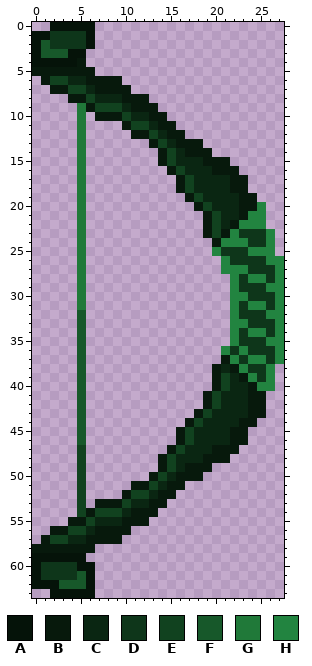
Pixel-art sprite -- Items/Weapons/BitBow.png. The first picture shows the starting point.
The file is 28x64 pixels. Colours within 5 levels of each other are drawn and written as one.
Palette (. is transparent): A #051309  B #07190c  C #0a2612  D #0e361a  E #11421f  F #17582a  G #207939  H #228440
Pixels before, first column x 0:
 0 ..AAAAA.....................
 1 AADDDDA.....................
 2 AFDDDDA.....................
 3 AFFFAA......................
 4 AAAAAB......................
 5 BBBBBBB.....................
 6 .BEECCBBBB..................
 7 ..BBEECBBBB.................
 8 ....BBECCCBBB...............
 9 .....GBEEECBBB..............
10 .....G.BBBECCBB.............
11 .....G....BEECBB............
12 .....G.....BBECBB...........
13 .....G.......BECBBB.........
14 .....G........BECBBB........
15 .....G........BECCCBBB......
16 .....G.........BECCCBBB.....
17 .....G..........BECCCCBB....
18 .....G..........BECCCCBB....
19 .....G...........BECCCCBB...
20 .....G............BECCCBBH..
21 .....G.............BECCBHH..
22 .....G.............BECBHHH..
23 .....G.............BEBHDDDH.
24 .....G..............BHHHDDH.
25 .....G..............HDDDHHH.
26 .....G...............HDDDDHH
27 .....G...............HHHDDDH
28 .....G................HDHHDH
29 .....G................HDDDHH
30 .....G................HHDDDH
31 .....G................HDHHDH
32 .....F................HDDDHH
33 .....F................HHDDDH
34 .....F................HDHHDH
35 .....F................HDDDHH
36 .....F...............HDHDDDH
37 .....F...............BHDHHDH
38 .....F..............BCBHDDH.
39 .....F..............BECBHDH.
40 .....F..............BECCBHH.
41 .....F.............BECCCBB..
42 .....F.............BECCCBB..
43 .....F............BECCCCBB..
44 .....F...........BECCCCBB...
45 .....F..........BECCCCBB....
46 .....F..........BECCCCBB....
47 .....E.........BECCCBBB.....
48 .....E........BECCCBBB......
49 .....E........BECBBB........
50 .....E.......BECBBB.........
51 .....E.....BBECBB...........
52 .....E....BEECBB............
53 .....E.BBBECCBB.............
54 .....EBEEECBBB..............
55 ....BBECCCBBB...............
56 ..BBEECBBBB.................
57 .BEECCBBBB..................
58 BBBBBBB.....................
59 AAAAAA......................
60 ADDDDAA.....................
61 ADDDDFA.....................
62 AAAFFFA.....................
63 ..AAAAA.....................
And afterwards:
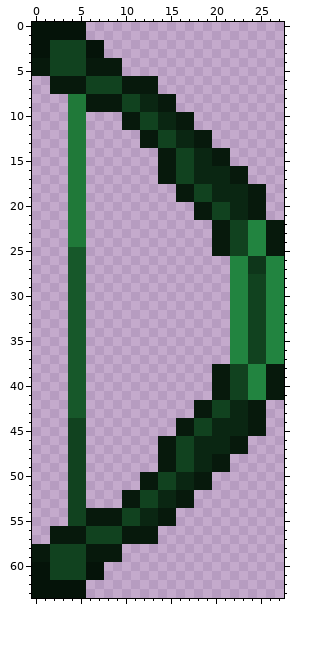
Difference:
Changed rows in their new state; - is an unchanged pixel.
first column x 0:
 0 AA----.---------------------
 1 --AAAA.---------------------
 2 -AEEEE-A--------------------
 3 -AEEEEAA--------------------
 4 BBEEEEBBBB------------------
 5 --EEEE-BBB------------------
 6 -.BBBBEEEEBBBB--------------
 7 ----BBEEEE-BBB--------------
 8 ----GGBBBBEECCBB------------
 9 ----G--BBBEECCBB------------
10 ----G--...BBEECCBB----------
11 ----G------B-ECCBB----------
12 ----G------.-BEECCBB--------
13 ----G-------B--ECC-B--------
14 ----G----------BEECCBB------
15 ----G----------BEE-C--------
16 ----G---------B--E--CC-B----
17 ----G---------BBE-----------
18 ----G------------BEE--CCBB--
19 ----G-----------B--E---C-B--
20 ----G--------------BEE-C-B--
21 ----G-------------B--E-CBB--
22 ----G--------------.BBEE--BB
23 ----G--------------.B-EEHHBB
24 ----G----------------BEEHHBB
25 ----FF--------------BBEE--BB
26 ----FF---------------.HH----
27 ----FF---------------.----H-
28 ----FF-----------------HEEH-
29 ----FF-----------------HEE--
30 ----FF------------------EEH-
31 ----FF-----------------HEEH-
32 ----F------------------HEE--
33 ----F-------------------EEH-
34 ----F------------------HEEH-
35 ----F------------------HEE--
36 ----F----------------.H-EEH-
37 ----F----------------.-HEEH-
38 ----F----------------BEEHHBB
39 ----F----------------BEE-HBB
40 ----F----------------BEEH-BB
41 ----F--------------.BBEEHHBB
42 ----F-------------B--E------
43 ----F--------------BEE------
44 ----EE----------B--E---C-B--
45 ----EE-----------BEE--CCBB--
46 ----EE--------BBE-----------
47 ----E---------B--E--CC-B----
48 ----E----------BEE-C--------
49 ----E----------BEECCBB------
50 ----E-------B--ECC-B--------
51 ----E------.-BEECCBB--------
52 ----E------B-ECCBB----------
53 ----E--...BBEECCBB----------
54 ----E--BBBEECCBB------------
55 ----EEBBBBEECCBB------------
56 ----BBEEEE-BBB--------------
57 -.BBBBEEEEBBBB--------------
58 --EEEE-BBB------------------
59 BBEEEEBBBB------------------
60 -AEEEE-A--------------------
61 -AEEEE-A--------------------
62 ---AAA.---------------------
63 AA----.---------------------
Changed places in both pictures, as pixel boxes (x1, y1, x2, y2):
changed: (32, 22, 284, 598)
